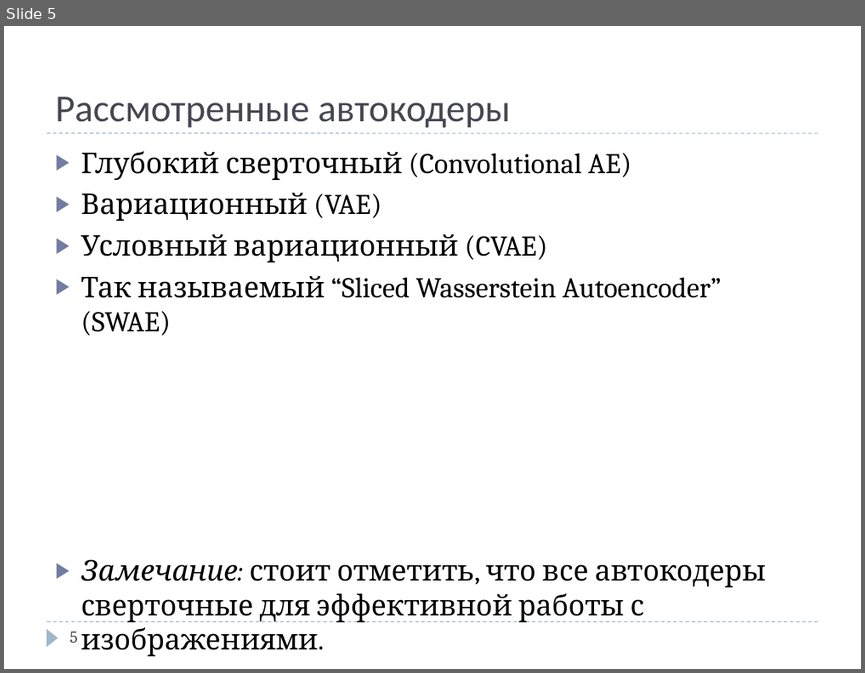
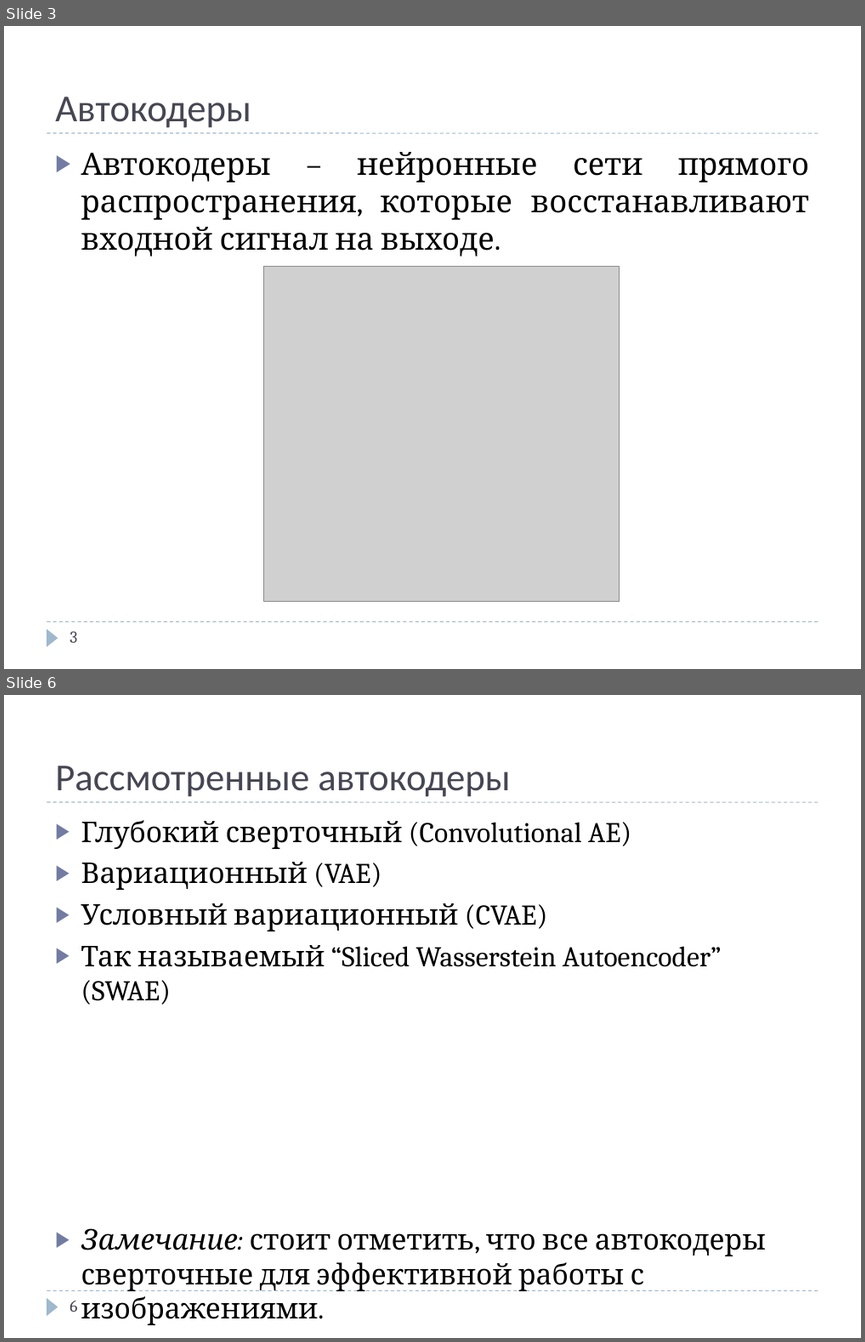
Before and after one commit to Ppasha9/ganfasttraining, a slide deck: presentations/FastGanTraining_Denisov_Pavel.pptx. Shown one above the other, each under a label of ours: slide 5 before the commit, slides 3 and 6 after it; the slides between them are not shown. The pictures are 865x673 and 865x1342 pixels, drawn with LibreOffice and Linux fonts; fonts in the diff are those of the drawing; grey boxes stand for pictures. Boxes give left, top, right and bottom in pixels: in the first picture for what was removed or moved away, otherwise in the second. Text is boxed around its words. In the diff, an @@ line names an element or a change of style, - is before the commit and + after.

```diff
--- a/presentations/FastGanTraining_Denisov_Pavel.pptx
+++ b/presentations/FastGanTraining_Denisov_Pavel.pptx
@@ slide 3 added at (x1=4, y1=26, x2=861, y2=669), background #FFFFFF; not listed: 3 template elements that a slide beside it also shows @@
@@ title added at (x1=55, y1=97, x2=251, y2=128), 32 pt, text #464653 @@
+Автокодеры
@@ text added at (x1=81, y1=152, x2=809, y2=256), 26 pt, text #000000 @@
+▶ Автокодеры – нейронные сети прямого распространения, которые восстанавливают входной сигнал на выходе.
@@ picture added at (x1=263, y1=267, x2=619, y2=601) @@
@@ page number added at (x1=69, y1=631, x2=77, y2=642), 14 pt, text #464653 @@
+3
@@ what was slide 5 is now slide 6 @@
@@ page number at (x1=69, y1=1300, x2=77, y2=1311): text changed @@
-5
+6
```
Also in this commit, not shown: 3 slides changed, 1 other slide added, 1 slide removed, 2 other files.
